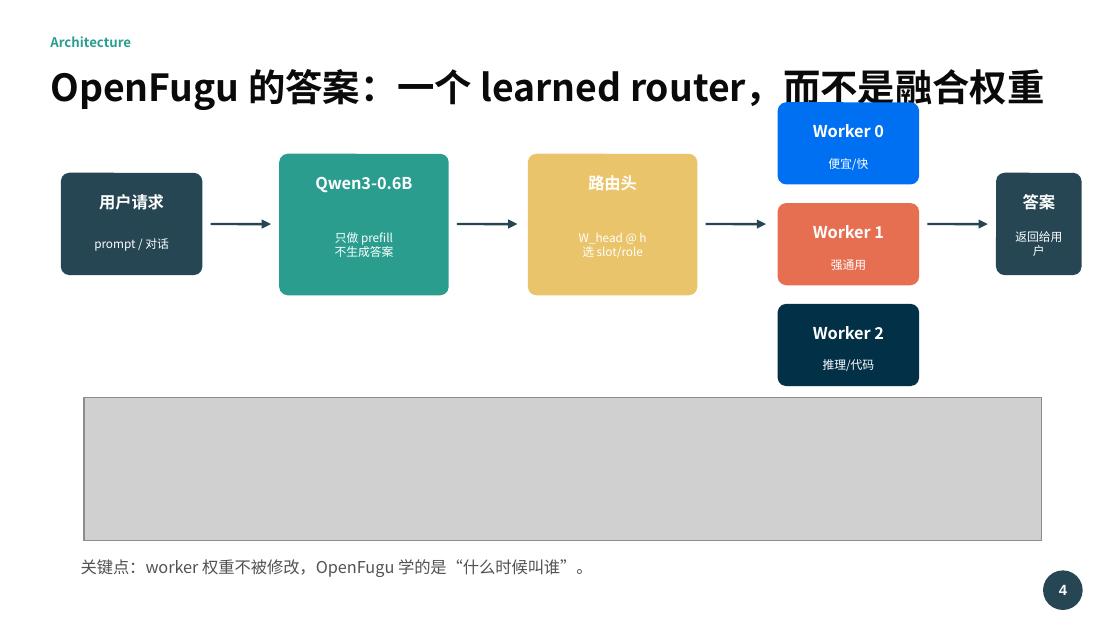
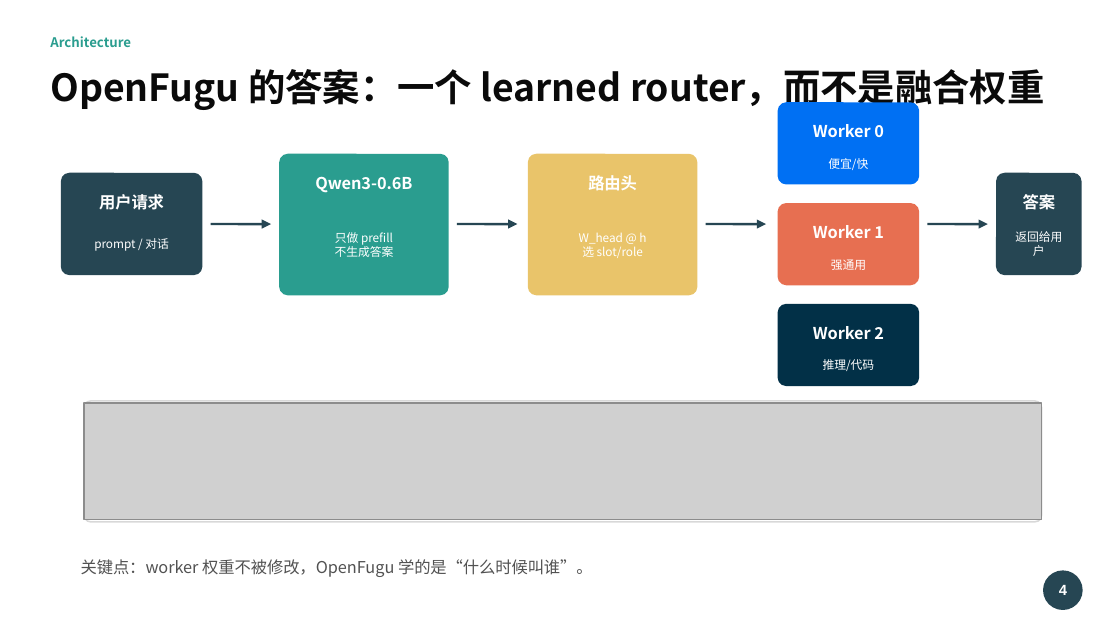
Before and after one commit to luckfu/OpenFugu, a slide deck: slide 4 of slides/output/openfugu_principles_training_cost.pptx. Drawn at 1120x630 pixels with LibreOffice and Linux fonts; fonts in the diff are those of the drawing; grey boxes stand for pictures. Boxes give left, top, right and bottom in pixels: in the first picture for what was removed or moved away, otherwise in the second. Text is boxed around its words. In the diff, an @@ line names an element or a change of style, - is before the commit and + after.

Commit message:
Fix presentation image aspect ratios

```diff
--- a/slides/output/openfugu_principles_training_cost.pptx
+++ b/slides/output/openfugu_principles_training_cost.pptx
@@ picture resized from (x1=84, y1=398, x2=1042, y2=541) to (x1=84, y1=403, x2=1042, y2=520) @@
@@ rounded rectangle added at (x1=84, y1=401, x2=1042, y2=522), fill #FFFFFF, outline #D4D4D4 1 pt @@
```
Also in this commit, not shown: 4 other slides changed, 1 other file.
